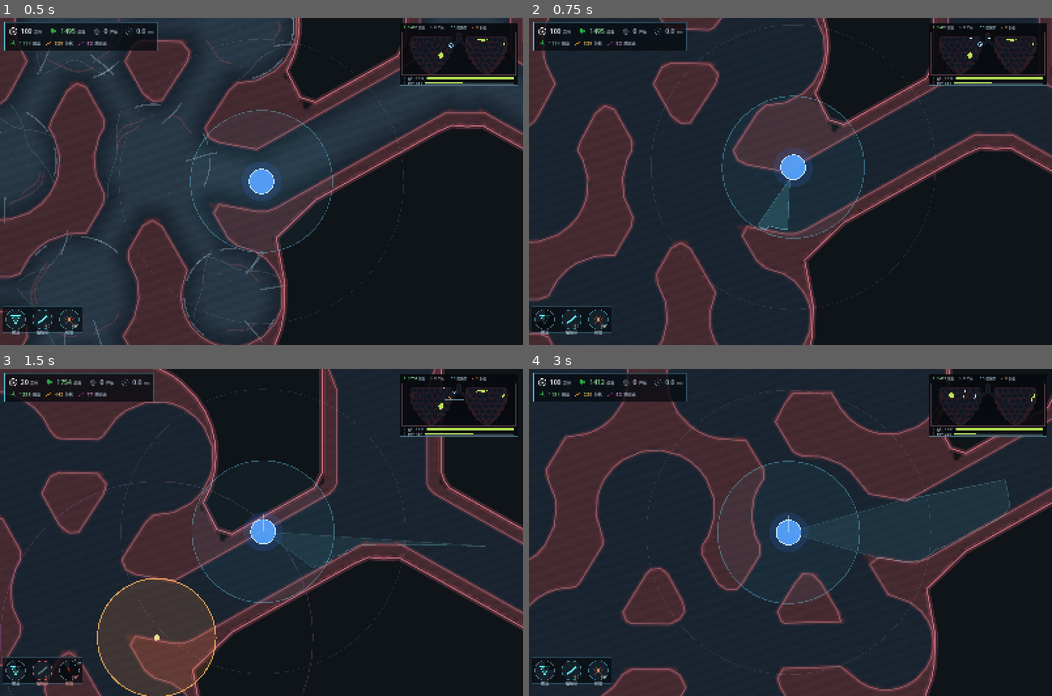
Above: before the commit, frames 1-4 (two rows, left to right).
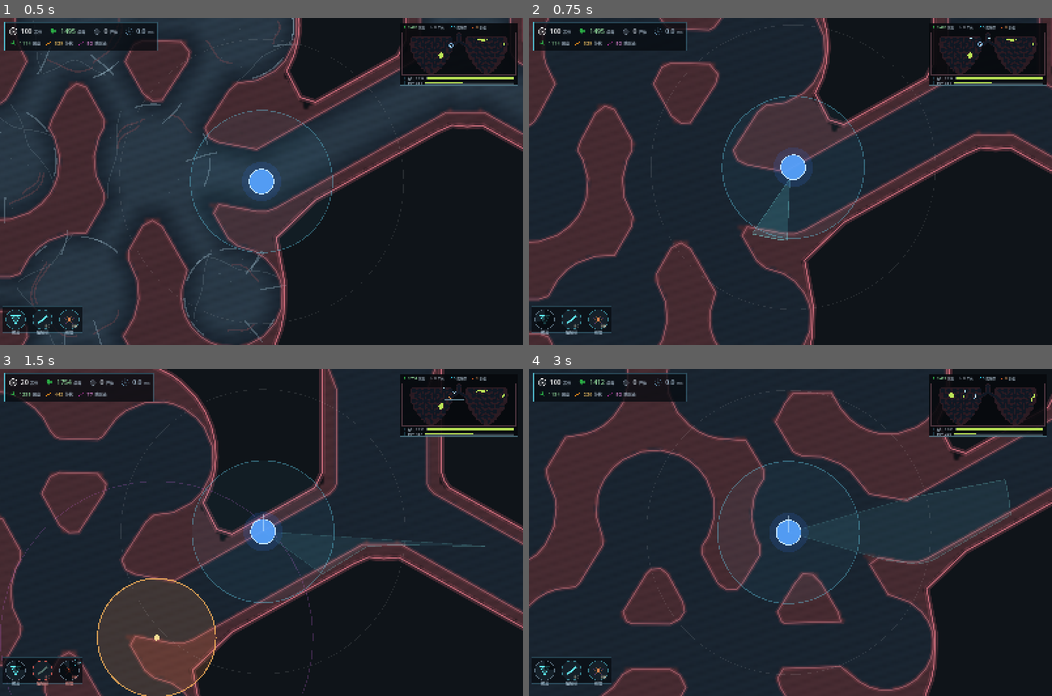
Above: after the commit, the same moments.

Repository: yanyanzi620/gamecreation
Game: Godot game, scene res://scenes/main.tscn
Two runs of this game, one before a commit and one after it. Both use one fixed random seed, a clock stepped at 60 frames per second and the inputs below.
Inputs (mouse positions are in pixels of both pictures, inside the frame that each line leads up to):
- Up to frame 1 (0.5 s): no input
- Up to frame 2 (0.75 s): tap Enter at 0.5 s; move the mouse to (764, 246) at 0.52 s; hold W from 0.53 s (still down); tap F at 0.6 s; click (764, 246) at 0.67 s
- Up to frame 3 (1.5 s): tap Space at 0.77 s; release W at 1.25 s; drag from (418, 581) to (235, 597) at 1.27 s
- Up to frame 4 (3 s): move the mouse to (633, 483) at 2.02 s; hold A 2.03-2.75 s; tap R at 2.1 s; drag from (816, 532) to (633, 483) at 2.77 s

Frame 1 is identical in both runs. In frame 2, 0.2% of the frame differs, in the area x 42-50%, y 63-68%; in frame 3, 0.1%; in frame 4, 0.2%, in the area x 66-93%, y 34-60%.

Commit message:
fix(jet): 贴墙的病毒打不掉 —— 射程按「墙前 12px 死区」算的
- _fan_rays 撞墙时不再把「撞墙那一段的起点」当射程：改成二分 6 次收敛真实墙面
  （≈0.3px），再放宽 JET_WALL_SKIN 14（≈粒子视觉半径）。
  以前墙面之前最多 12px 完全打不到，贴墙长出来的病毒正好活在那条缝里。
- clear_fan 判命中改用「本条 + 左右各一条射线」里的最大射程：
  15 条射线按角度切分很粗，粒子夹在两条之间时归属那条可能被墙角切短、
  而旁边那条其实是通的，也会漏掉。
- 射线步进 12 -> 10（单发约 700 次线段判定，原来 600）。
- 新增回归 -- --wall：离墙 ≤2px 造病毒、300px 外正对开火。
  修复前 8/11（3 颗打不掉），修复后 11/11；-- --shot 首发命中 94 -> 100。
- 文档：病毒模型与攻击机制补原理与调参项、系统设计书验收矩阵补 --wall / --econ、看板 M9

Diff:
--- a/scripts/core/balance.gd
+++ b/scripts/core/balance.gd
@@ -116,6 +116,9 @@
 const JET_VIS_SEC := 0.26        # 弹道残影停留时间（纯表现）
 const JET_ARC_STEPS := 18        # 扇形绘制细分（纯表现）
 const JET_RAYS := 15             # 射线数：射流被墙逐条截断的精度；调大 = 边缘更贴墙
+const JET_WALL_SKIN := 14.0      # 「贴墙打」容差：墙面之前多给这么多 px 的杀伤深度。
+                                 # 调 0 会让紧贴肉壁长出来的病毒永远打不掉（它们圆心就压在墙上）；
+                                 # 调太大等于允许穿墙，一般 12~16（约等于粒子视觉半径）
 
 
 # ============================================================ 手段 · 净化场（贴身自动）
--- a/scripts/debug/auto_sequence.gd
+++ b/scripts/debug/auto_sequence.gd
@@ -29,13 +29,15 @@
 
 func wants_run() -> bool:
 	var a := OS.get_cmdline_user_args()
-	return a.has("--shot") or a.has("--aim") or a.has("--overview") or a.has("--stress") or a.has("--walk") or a.has("--econ")
+	return a.has("--shot") or a.has("--aim") or a.has("--overview") or a.has("--stress") or a.has("--walk") or a.has("--econ") or a.has("--wall")
 
 
 func run() -> void:
 	var a := OS.get_cmdline_user_args()
 	if a.has("--econ"):
 		_econ()
+	elif a.has("--wall"):
+		_wallcheck()
 	elif a.has("--aim"):
 		await _aim()
 	elif a.has("--overview"):
@@ -107,6 +109,72 @@
 	host.cam.reset_smoothing()
 	await get_tree().create_timer(0.80).timeout
 	_save("res://overview.png")
+	get_tree().quit()
+
+
+# ============================================================ 贴墙命中自测
+# 在「离肉壁 ≤2px」的位置人造一颗病毒，从 300px 外用射流打它。
+# 这是回归项：只要射程按「墙前 12px 死区」算，这里就会掉到很低甚至 0。
+func _wallcheck() -> void:
+	var organ = host.pop.organ
+	var rng := RandomNumberGenerator.new()
+	rng.seed = 20261120
+	var spots := PackedVector2Array()
+	var tries := 0
+	while spots.size() < 12 and tries < 40000:
+		tries += 1
+		var p := Vector2(rng.randf_range(220.0, Balance.ARENA_W - 220.0),
+			rng.randf_range(220.0, Balance.ARENA_H - 220.0))
+		if organ.solid_point(p):
+			continue
+		var mind := 999.0
+		for k in range(8):
+			var dd := Vector2.RIGHT.rotated(float(k) * TAU / 8.0)
+			var dist := 1.0
+			while dist <= 40.0:
+				if organ.solid_point(p + dd * dist):
+					break
+				dist += 1.0
+			mind = minf(mind, dist)
+		if mind <= 2.0:
+			spots.append(p)
+	var tried := 0
+	var killed := 0
+	var no_lane := 0
+	for p in spots:
+		# 找一个「站得下人、且到目标视线通畅」的发射点，模拟玩家正对着它开火
+		var ok := false
+		var origin := Vector2.ZERO
+		var dir := Vector2.RIGHT
+		for k in range(16):
+			var a := float(k) * TAU / 16.0
+			var o: Vector2 = p + Vector2.RIGHT.rotated(a) * 300.0
+			if o.x < 80.0 or o.x > Balance.ARENA_W - 80.0 or o.y < 80.0 or o.y > Balance.ARENA_H - 80.0:
+				continue
+			if organ.solid_point(o):
+				continue
+			if not organ.line_free(o.x, o.y, p.x, p.y):
+				continue
+			origin = o
+			dir = (p - o).normalized()
+			ok = true
+			break
+		if not ok:
+			no_lane += 1
+			continue
+		var idx: int = host.pop._spawn(p.x, p.y, 8.0, 0, 0, 0.0, 900001, 0.0, 0.0)
+		if idx < 0:
+			no_lane += 1
+			continue
+		tried += 1
+		host.pop.clear_fan(origin, dir, Balance.JET_LENGTH, deg_to_rad(Balance.JET_HALF_ANGLE_DEG))
+		if host.pop._ptype[idx] == 1:
+			killed += 1
+		else:
+			print("[WALL] miss at %s (wall dist probe passed, origin %s)" % [p, origin])
+	var pct := 100.0 * float(killed) / maxf(1.0, float(tried))
+	print("[WALL] spots=%d tried=%d killed=%d no_lane=%d -> %.0f%% (目标 100%%)" % [
+		spots.size(), tried, killed, no_lane, pct])
 	get_tree().quit()
 
 
--- a/scripts/world/virus_population.gd
+++ b/scripts/world/virus_population.gd
@@ -67,6 +67,7 @@
 const Satur_MIN := Balance.VIRUS_SATUR_COOL_MIN
 const Satur_MAX := Balance.VIRUS_SATUR_COOL_MAX
 const JET_RAYS := Balance.JET_RAYS
+const JET_WALL_SKIN := Balance.JET_WALL_SKIN
 
 # 跳跃链 = 单点传播：不粘连、不稳方向，只保证「整体往前推」
 # 每次繁殖在空中随机落一个点，点与点之间天然留空，视觉上不会糊成条带
@@ -760,7 +761,16 @@
 		var l := sqrt(l2)
 		var diff := _ang_signed(atan2(vy, vx), dn.angle())
 		var bucket := clampi(int(round((diff + half_angle) / (2.0 * half_angle) * float(JET_RAYS - 1))), 0, JET_RAYS - 1)
-		if l > rays[bucket]:
+		# 取本射线和左右各一条射线里「最远的那条」当可用射程：
+		# 15 条射线对角度的切分是粗糙的，粒子落在两条射线之间时，
+		# 它所属的那条可能刚好被墙角切短，而旁边那条其实是通的 ——
+		# 只认自己那一条，就会出现「明明在扇形里、明明看得见却打不掉」的漏网粒子。
+		var reach_here := rays[bucket]
+		if bucket > 0:
+			reach_here = maxf(reach_here, rays[bucket - 1])
+		if bucket < JET_RAYS - 1:
+			reach_here = maxf(reach_here, rays[bucket + 1])
+		if l > reach_here:
 			continue
 		_to_corpse(i)
 		hit += 1
@@ -772,7 +782,7 @@
 func _fan_rays(origin: Vector2, dir: Vector2, length: float, half_angle: float) -> PackedFloat32Array:
 	var rays := PackedFloat32Array()
 	rays.resize(JET_RAYS)
-	var step := 12.0
+	var step := 10.0
 	var shape := PackedVector2Array()
 	fan_band_clips = 0
 	for r in range(JET_RAYS):
@@ -784,7 +794,20 @@
 			var a := origin + d * t
 			var b := origin + d * minf(t + step, length)
 			if organ != null and organ.blocked(a, b):
-				reach = t
+				# 二分出「墙到底在哪一点」：以前直接取这一段的起点当射程，
+				# 结果墙面之前最多 12px 的那条死区永远打不到 ——
+				# 贴墙长出来的病毒就变成了打不干净的漏网之鱼。
+				var lo := t
+				var hi := minf(t + step, length)
+				for k in range(6):
+					var mid := (lo + hi) * 0.5
+					if organ.blocked(origin + d * lo, origin + d * mid):
+						hi = mid
+					else:
+						lo = mid
+				# 再放宽一个 JET_WALL_SKIN：粒子的视觉半径压在墙上时，
+				# 圆心可能还在墙里一点点，不给这点容差它就永远打不着
+				reach = minf(lo + JET_WALL_SKIN, length)
 				break
 			t = minf(t + step, length)
 		# 阻隔带也挡射线：带子是一道墙，射流打在上面就停（闪烁期穿过，与「生效前穿越只减速」一致）
Not shown, changed: docs/任务看板.md
Not shown, changed: docs/病毒模型与攻击机制.md
Not shown, changed: docs/系统设计书.md
